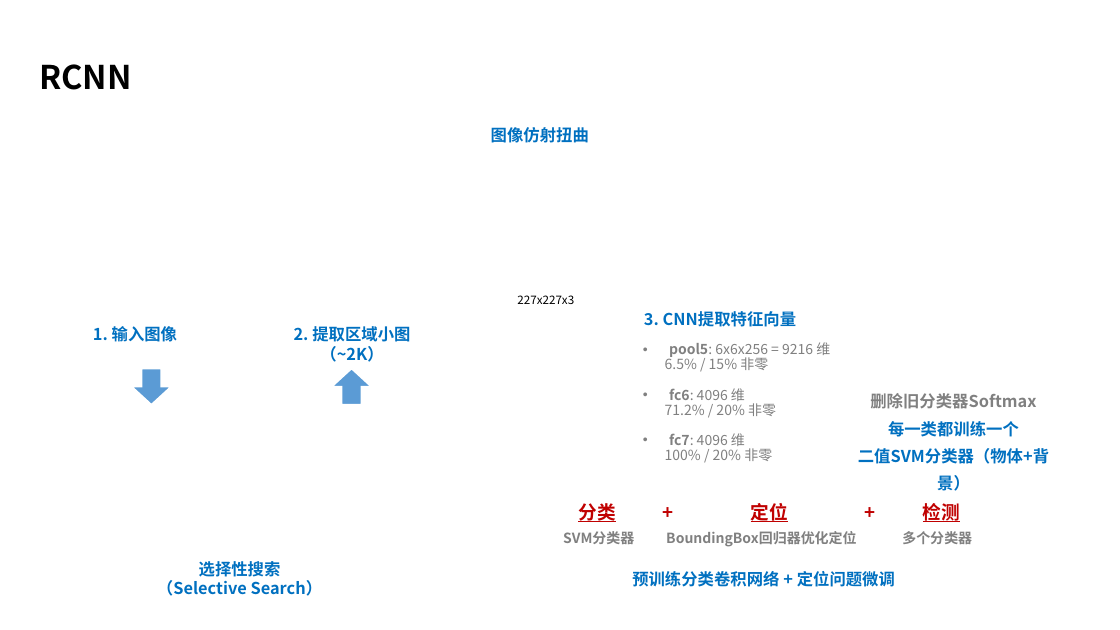
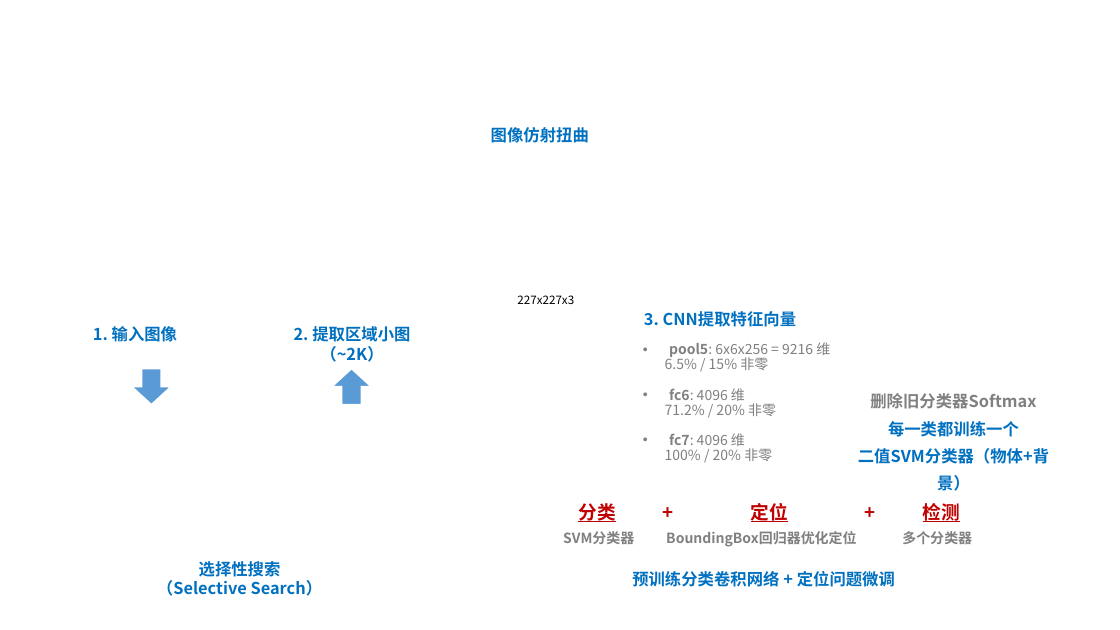
Before and after one commit to taylorguo/GAN_Understanding_Practicing, a slide deck: slide 8 of GAN_Understanding/GANunderstanding.pptx (slide 7 before the commit). Drawn at 1120x630 pixels with LibreOffice and Linux fonts; fonts in the diff are those of the drawing. Boxes give left, top, right and bottom in pixels: in the first picture for what was removed or moved away, otherwise in the second. Text is boxed around its words. In the diff, an @@ line names an element or a change of style, - is before the commit and + after.

```diff
--- a/GAN_Understanding/GANunderstanding.pptx
+++ b/GAN_Understanding/GANunderstanding.pptx
@@ text removed at [39,64,132,90] @@
-RCNN
```
Also in this commit, not shown: 6 other slides changed, 1 slide added, 3 slides removed.
